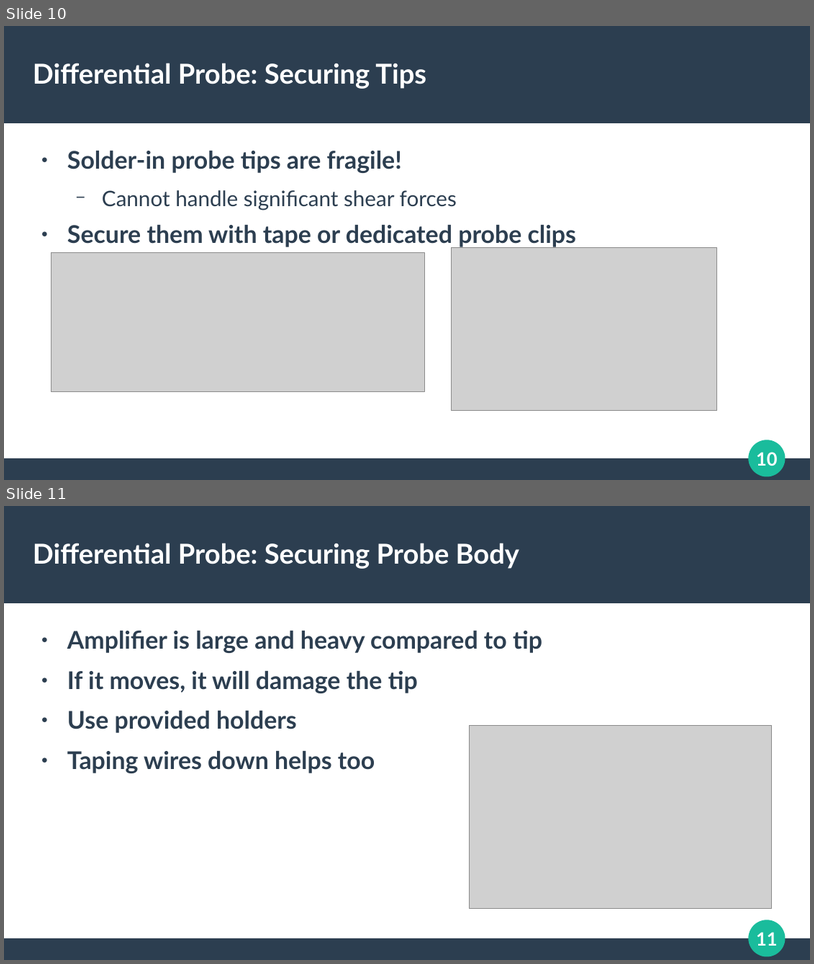
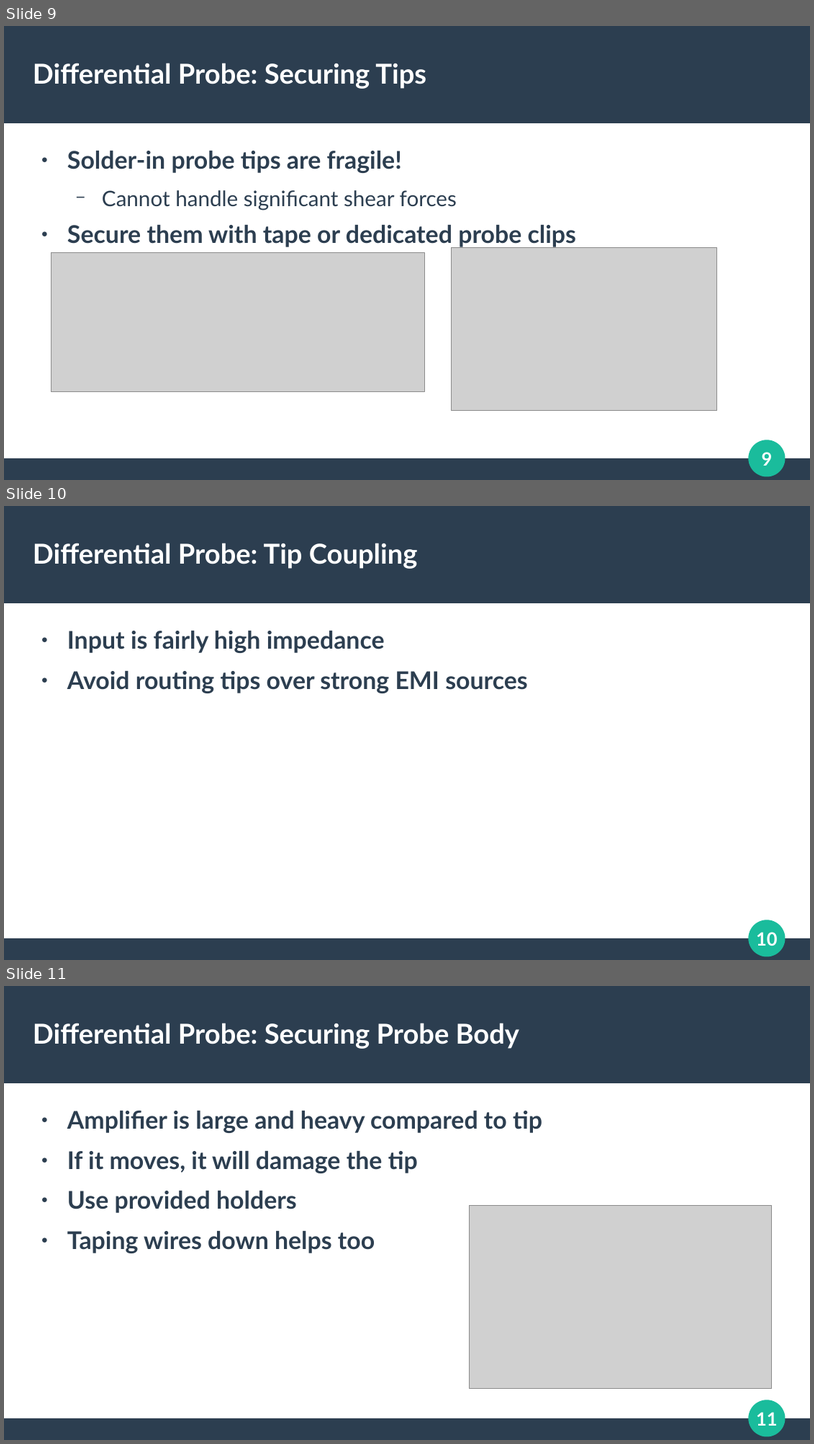
Before and after one commit to azonenberg/electronics-training, a slide deck: oscilloscope-probing/sec05-active-diff.odp. Shown one above the other, each under a label of ours: slides 10 and 11 before the commit, slides 9, 10 and 11 after it. The pictures are 814x964 and 814x1444 pixels, drawn with LibreOffice and Linux fonts; fonts in the diff are those of the drawing; grey boxes stand for pictures. Boxes give left, top, right and bottom in pixels: in the first picture for what was removed or moved away, otherwise in the second. Text is boxed around its words. In the diff, an @@ line names an element or a change of style, - is before the commit and + after.

```diff
--- a/oscilloscope-probing/sec05-active-diff.odp
+++ b/oscilloscope-probing/sec05-active-diff.odp
@@ slide 10 added at [4,506,810,960], background #FFFFFF; not listed: 4 template elements that a slide beside it also shows @@
@@ title added at [33,543,418,569], 27 pt, text #FFFFFF, bold @@
+Differential Probe: Tip Coupling
@@ text added at [67,631,528,693], 24 pt, text #2C3E50, bold @@
+● Input is fairly high impedance
+● Avoid routing tips over strong EMI sources
@@ what was slide 10 is now slide 9 @@
@@ page number at [762,452,773,465]: text changed @@
-10
+9
```
Also in this commit, not shown: 3 slides changed, 1 other slide added, 2 slides removed, 3 other files.
